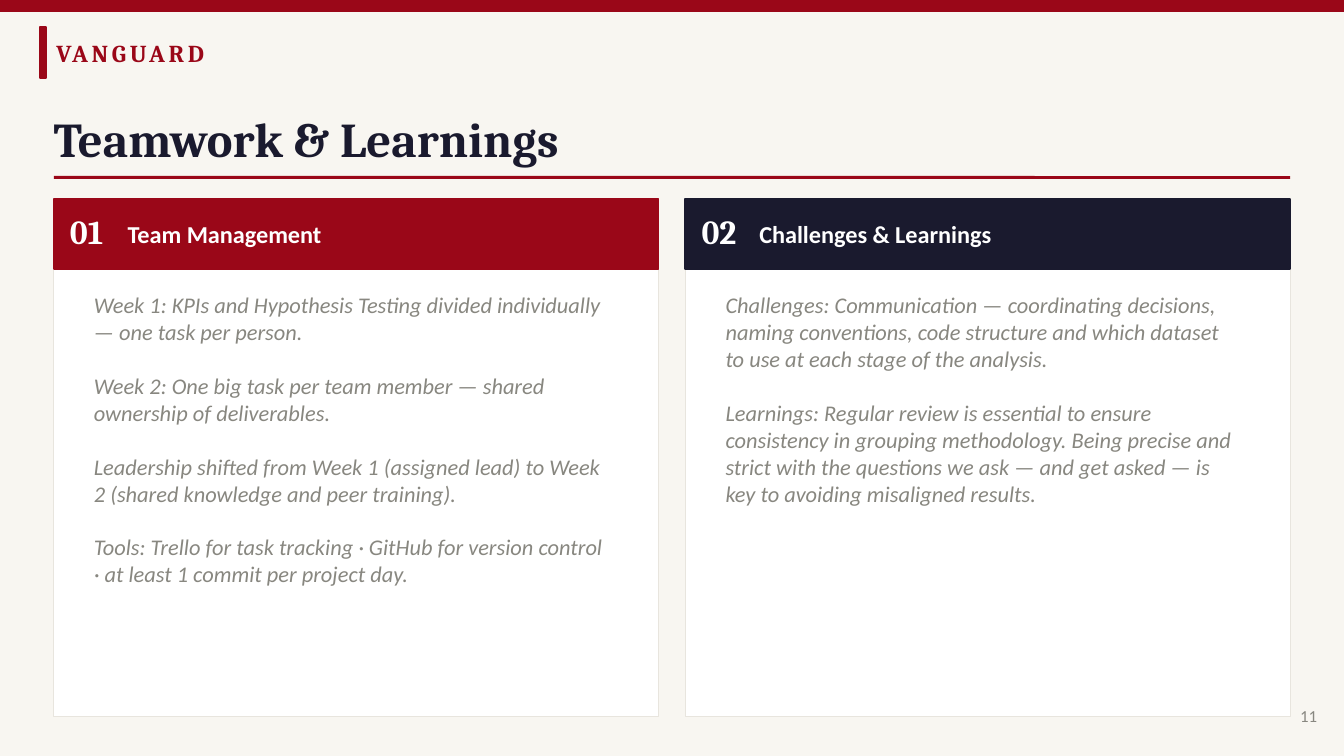
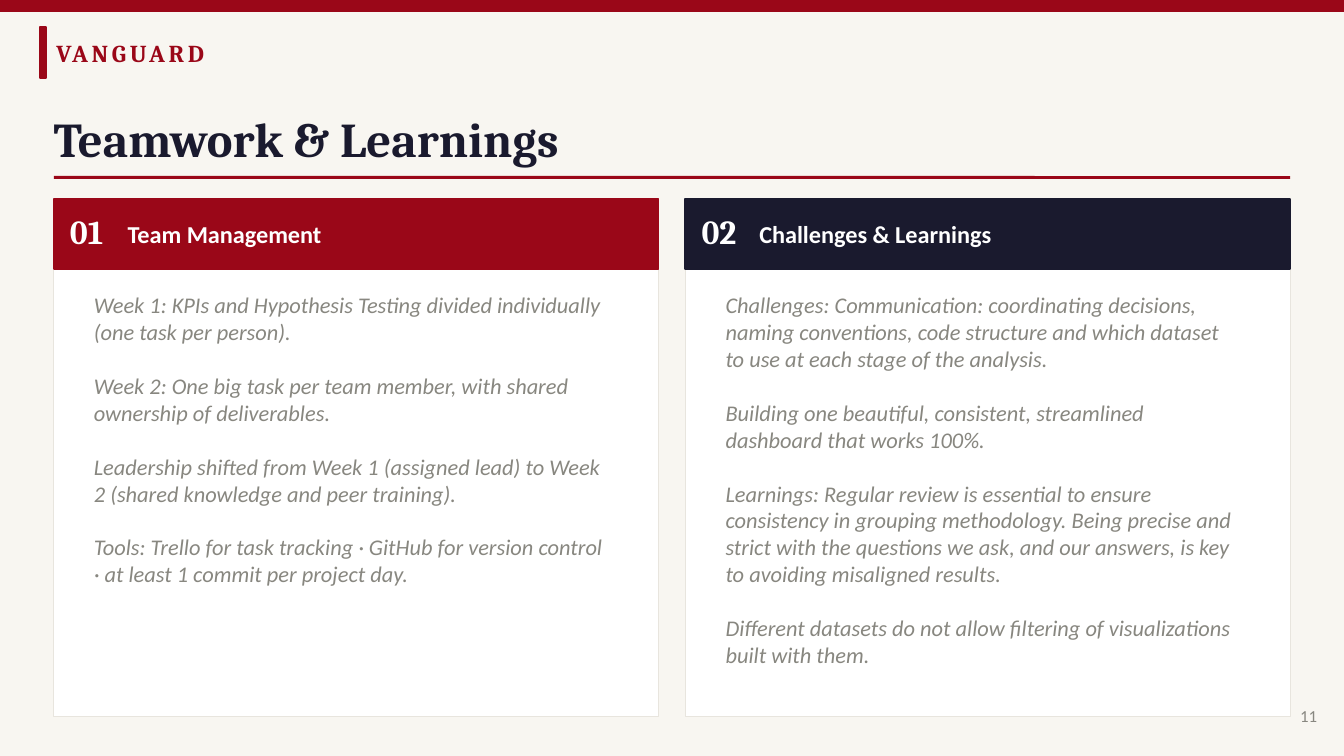
Before and after one commit to craftedbygaby/AB_testing, a slide deck: slide 11 of Vanguard_ABTest_Presentation.pptx. Drawn at 1344x756 pixels with LibreOffice and Linux fonts; fonts in the diff are those of the drawing. Boxes give left, top, right and bottom in pixels: in the first picture for what was removed or moved away, otherwise in the second. Text is boxed around its words. In the diff, an @@ line names an element or a change of style, - is before the commit and + after.

Commit message:
presentation update

```diff
--- a/Vanguard_ABTest_Presentation.pptx
+++ b/Vanguard_ABTest_Presentation.pptx
@@ text at [94, 297, 600, 425]: text changed @@
-Week 1: KPIs and Hypothesis Testing divided individually — one task per person.
-Week 2: One big task per team member — shared ownership of deliverables.
+Week 1: KPIs and Hypothesis Testing divided individually (one task per person).
+Week 2: One big task per team member, with shared ownership of deliverables.
@@ text at [726, 297, 1231, 663]: text changed @@
-Challenges: Communication — coordinating decisions, naming conventions, code structure and which dataset to use at each stage of the analysis.
-Learnings: Regular review is essential to ensure consistency in grouping methodology. Being precise and strict with the questions we ask — and get asked — is key to avoiding misaligned results.
+Challenges: Communication: coordinating decisions, naming conventions, code structure and which dataset to use at each stage of the analysis.
+Building one beautiful, consistent, streamlined dashboard that works 100%.
+Learnings: Regular review is essential to ensure consistency in grouping methodology. Being precise and strict with the questions we ask, and our answers, is key to avoiding misaligned results.
+Different datasets do not allow filtering of visualizations built with them.
```
Also in this commit, not shown: 7 other slides changed.
